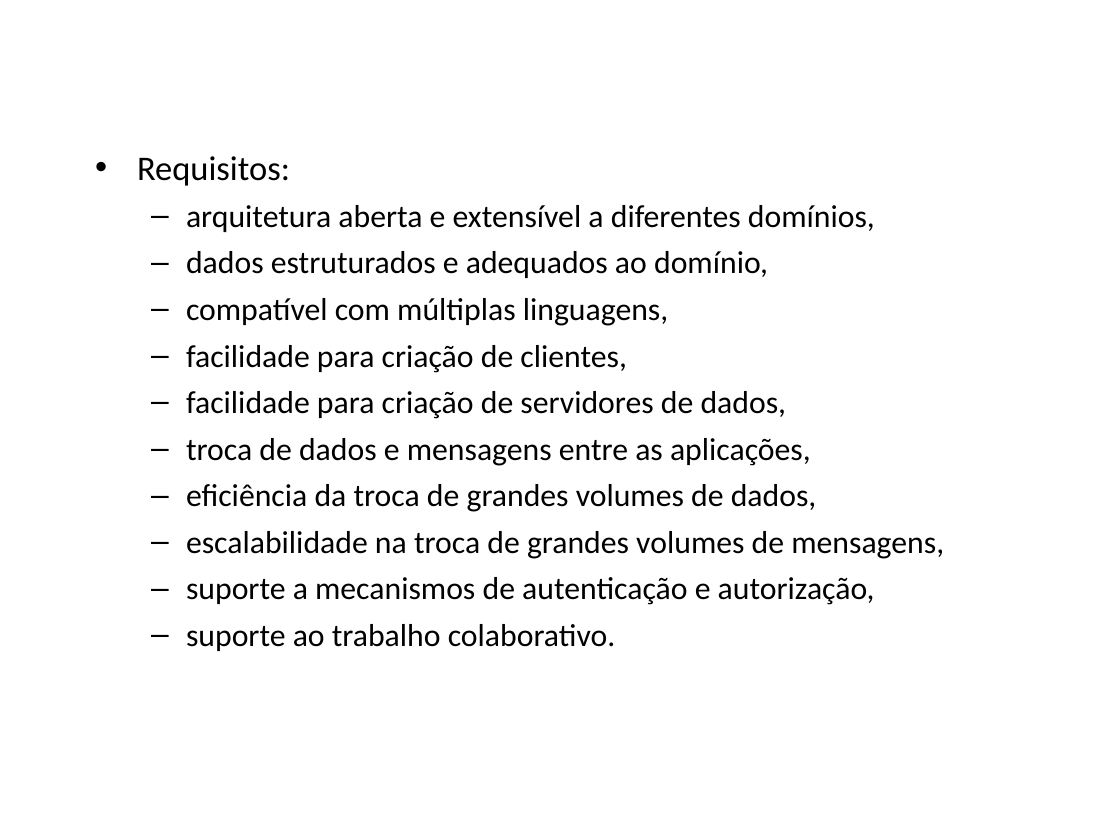
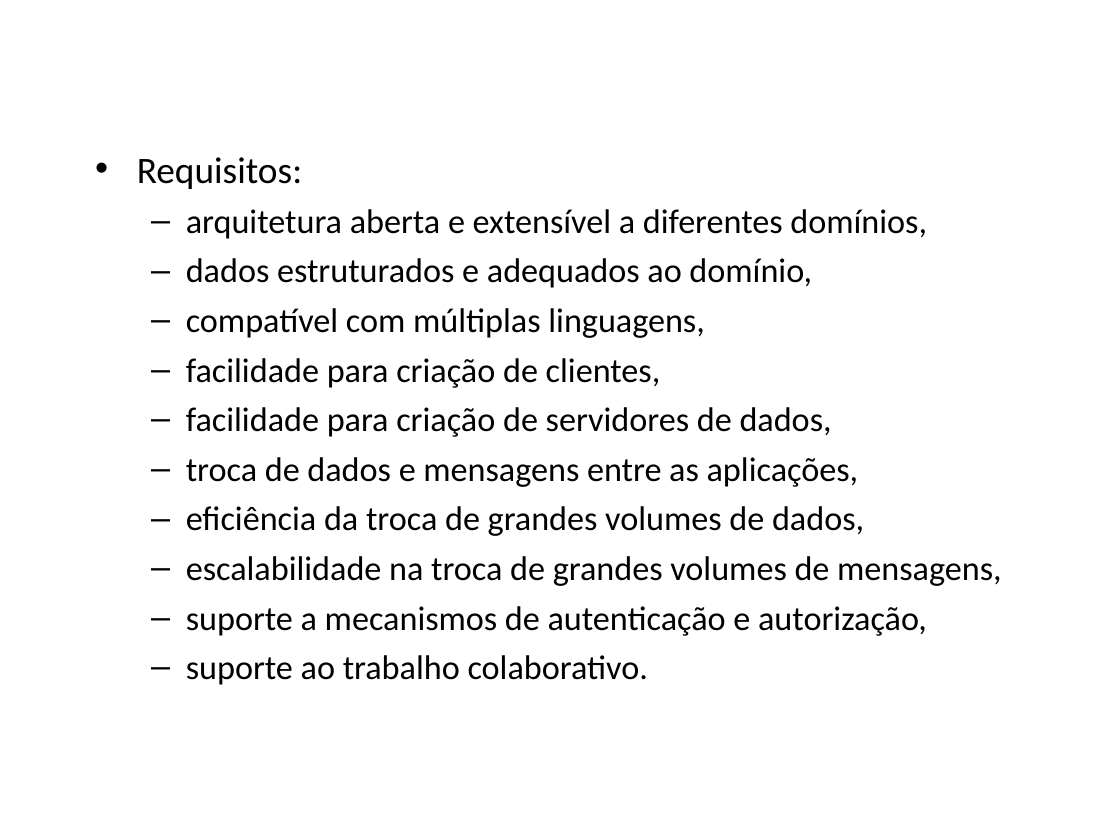
Before and after one commit to amadeubarbosa/openbus-core, a slide deck: slide 5 of docs/apresentacao/OpenBUS.ppt. Drawn at 1120x840 pixels with LibreOffice and Linux fonts; fonts in the diff are those of the drawing; background and template pictures are left out. Boxes give left, top, right and bottom in pixels: in the first picture for what was removed or moved away, otherwise in the second. Text is boxed around its words. In the diff, an @@ line names an element or a change of style, - is before the commit and + after.

```diff
--- a/docs/apresentacao/OpenBUS.ppt
+++ b/docs/apresentacao/OpenBUS.ppt
@@ text "Requisitos:" at [137,157,1001,685]: size 22.2 to 24 pt in "Requisitos:"; size 20.4 to 22 pt; indent changed @@
```
Also in this commit, not shown: 21 other slides changed.
